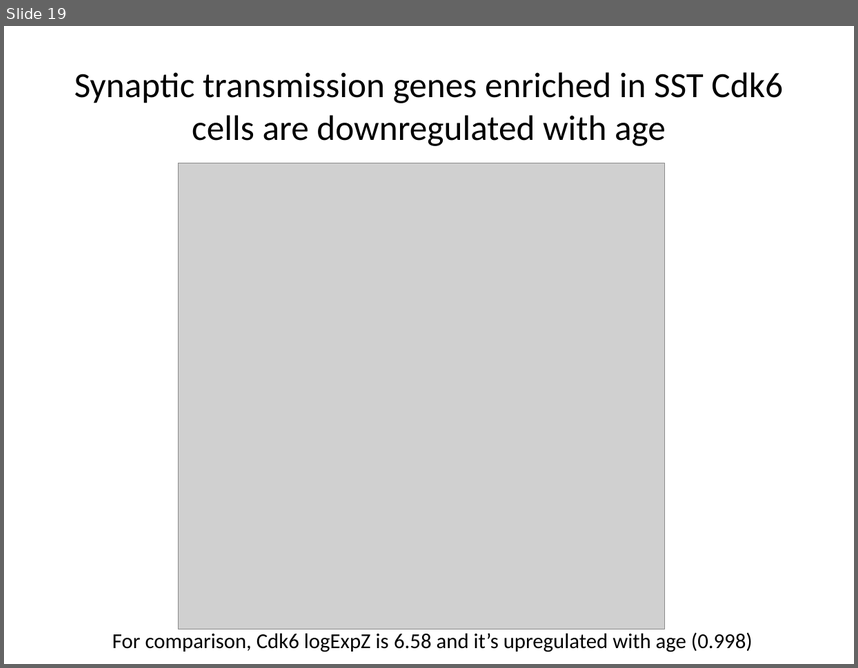
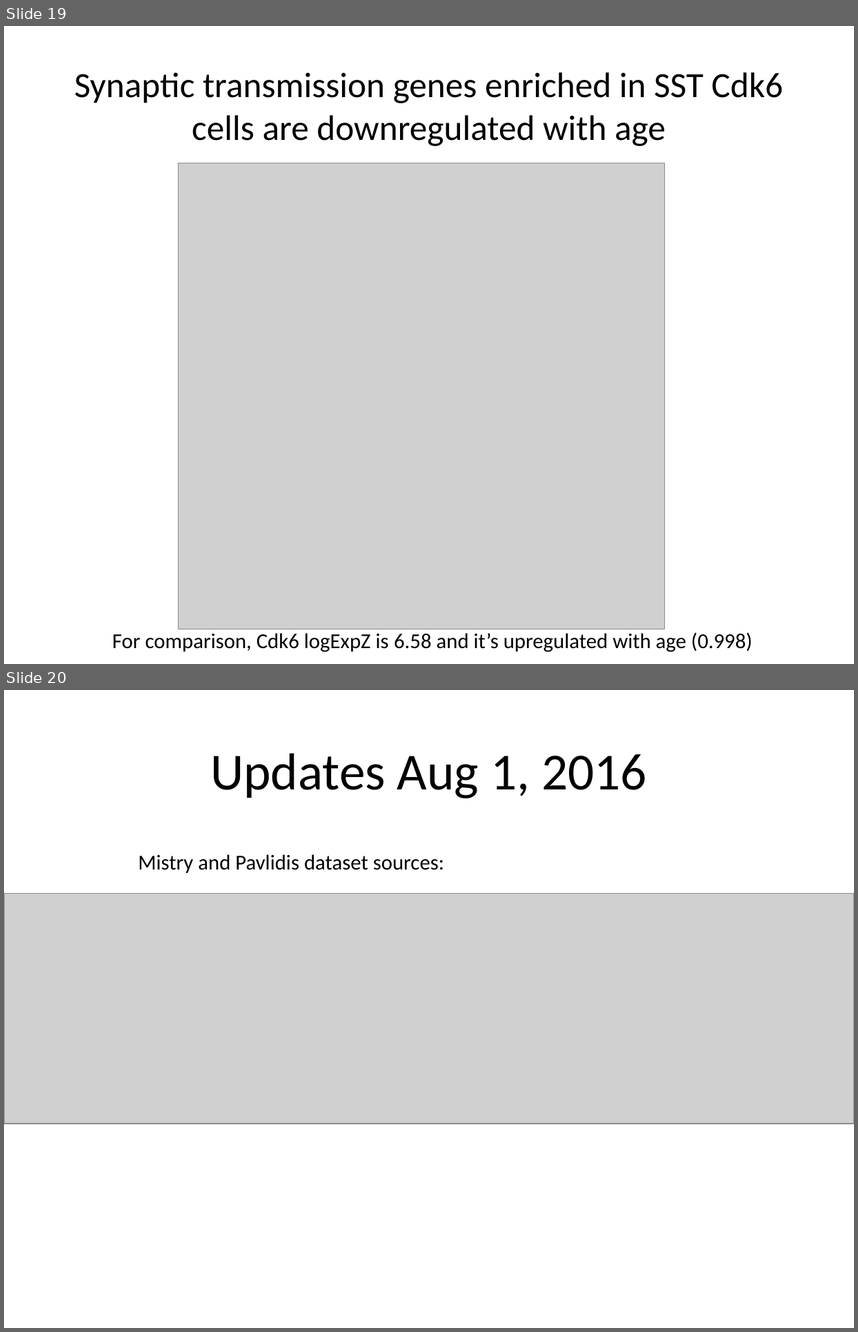
Before and after one commit to leonfrench/CellTypesAging, a slide deck: docs/CellTypes.pptx. Shown one above the other, each under a label of ours: slide 19 before the commit, slides 19 and 20 after it. The pictures are 858x668 and 858x1332 pixels, drawn with LibreOffice and Linux fonts; fonts in the diff are those of the drawing; grey boxes stand for pictures. Boxes give left, top, right and bottom in pixels: in the first picture for what was removed or moved away, otherwise in the second. Text is boxed around its words. In the diff, an @@ line names an element or a change of style, - is before the commit and + after.

```diff
--- a/docs/CellTypes.pptx
+++ b/docs/CellTypes.pptx
@@ slide 20 added at (4,690,854,1328), background #FFFFFF @@
@@ title added at (210,753,647,798), 44 pt, text #000000 @@
+Updates Aug 1, 2016
@@ text added at (138,854,444,873), 18 pt, text #000000 @@
+Mistry and Pavlidis dataset sources:
@@ picture added at (4,893,854,1123) @@
```
Also in this commit, not shown: 17 other slides added, 2 other files.
